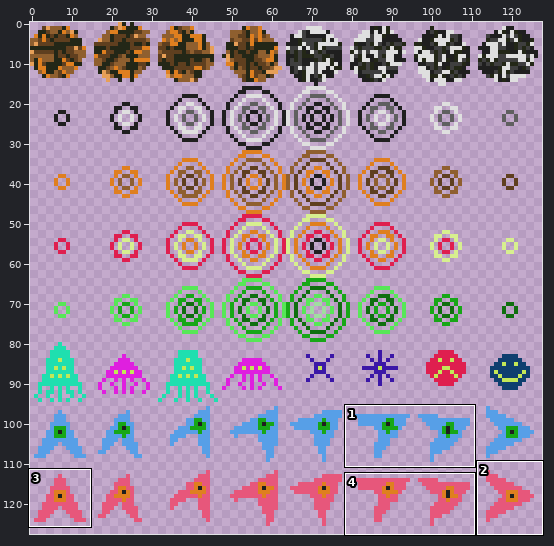
Two versions of one pixel-art file, art/Small.aseprite. Above, an overview of the earlier version with the close-up marked.
Close-up. As it was:
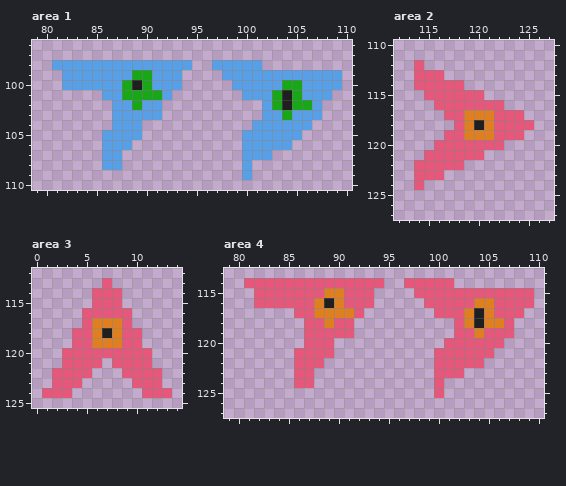
128x128 pixels, 1 frame. Shown: area 1: x 79..110, y 96..110; area 2: x 112..127, y 110..127; area 3: x 0..14, y 112..125; area 4: x 79..110, y 113..127. The commit also changed other parts of the picture, which this record leaves out.
Once edited:
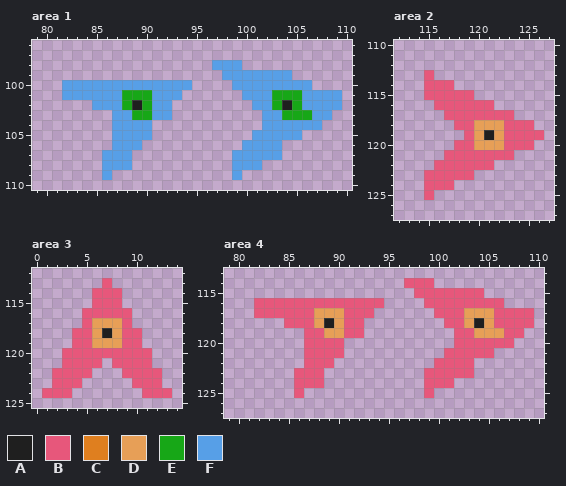
Palette (. is transparent): A #1f1f1f  B #e7577b  C #df7f1f  D #e79f57  E #17a717  F #579fe7
Change:
Changed rows in their new state; - is an unchanged pixel.
Area 1:
first column x 81:
 98 ..............-----..--------
 99 -............-----------.....
100 -------FFF---F---------FF-...
101 -FFFF-----F-F----------E----F
102 ----FF-EAE-F--------F----F-FF
103 --------EE-F------------EE-F-
104 ---------F----------.-----F--
105 -----.---F---------.---------
106 -----.--F--------------.-----
107 -------F----------F---F------
108 -------F----------F-F--------
109 -----F------------F.---------
Area 2:
first column x 114:
112 .------------
113 .-.----------
114 .---.--------
115 ------.------
116 --------.----
117 -----BBB--.--
118 -----BDDD----
119 ---..BDAD--BB
120 --..--DDDBBB-
121 -..----BBB---
122 ..---BBB-----
123 .--BBB-------
124 .BBB---------
125 -B-----------
Area 3:
first column x 6:
117 DDD
118 D-D
119 DDD
Area 4:
first column x 81:
114 ..............-----..--------
115 -............-----------.....
116 -------BBB---B---------BB-...
117 -BBBB--DDDB-B---------DDD---B
118 ----BB-DAD-B--------B-D-DB-BB
119 --------DD-B-----------DDD-B-
120 ---------B----------.-----B--
121 -----.---B---------.---------
122 -----.--B--------------.-----
123 -------B----------B---B------
124 -------B----------B-B--------
125 -----B------------B.---------
Pixel boxes of the changes (left, top, right, bottom) in both close-ups:
changed: (52, 60, 192, 180)
changed: (232, 60, 342, 180)
changed: (414, 60, 544, 200)
changed: (92, 318, 122, 348)
changed: (244, 278, 384, 398)
changed: (424, 278, 534, 398)
